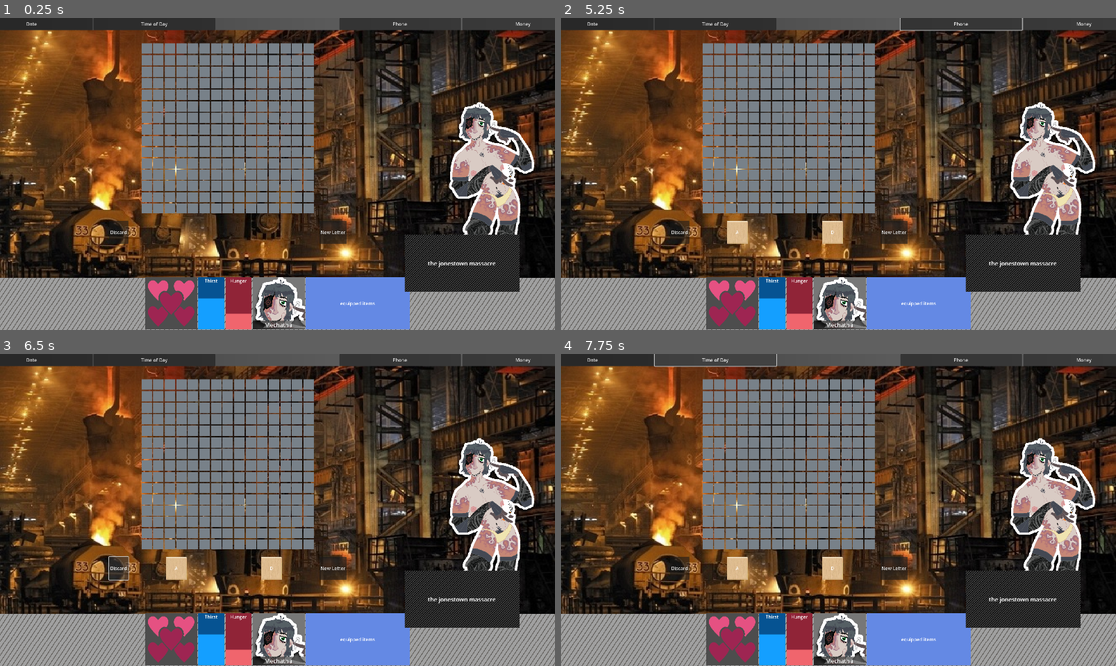
Above: before the commit, frames 1-4 (two rows, left to right).
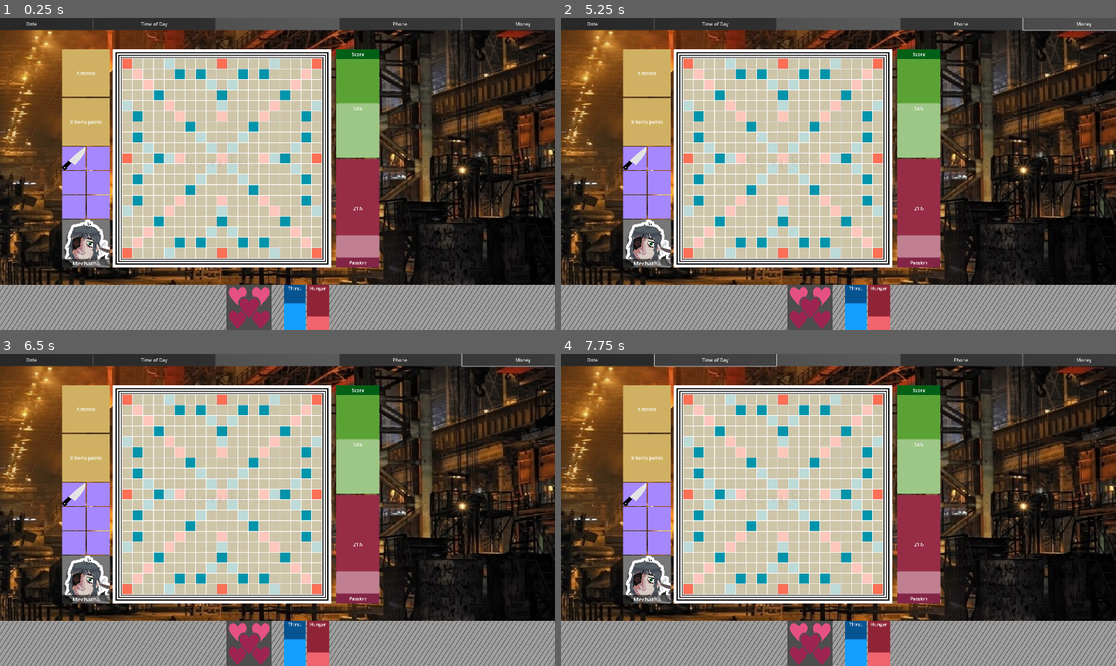
Above: after the commit, the same moments.

Repository: avn-0216-m/lena-game
Game: Godot game, scene res://scenes/main.tscn
Same seed, same stepped clock (60 frames per second), same inputs: the game is played once before the commit and once after it.
Inputs (mouse positions are in pixels of both pictures, inside the frame that each line leads up to):
- Up to frame 1 (0.25 s): no input
- Up to frame 2 (5.25 s): click (677, 233) at 0.5 s, where only the run before the commit has a clickable "Discard"; click (894, 233) at 1.25 s, where only the run before the commit has a clickable "New Letter"; click (894, 233) at 2 s, where only the run before the commit has a clickable "New Letter"; click "Date" at 2.75 s; click "Time of Day" at 3.5 s; click "Phone" at 4.25 s; click "Money" at 5 s
- Up to frame 3 (6.5 s): click (116, 569) at 5.75 s, where only the run before the commit has a clickable "Discard"
- Up to frame 4 (7.75 s): click "Date" at 6.5 s; click "Time of Day" at 7.25 s

The runs differ from the first frame. In frame 1, 55% of the frame differs, in the area x 0-100%, y 8-100%; in frame 2, 55%, in the area x 0-100%, y 0-100%; in frame 3, 55%; in frame 4, 55%.

Commit message:
implementing anchors for better scaling

Diff:
--- a/scenes/main.tscn
+++ b/scenes/main.tscn
@@ -1,34 +1,17 @@
-[gd_scene load_steps=32 format=3 uid="uid://psfdt7gyx7al"]
-
+[gd_scene load_steps=27 format=3 uid="uid://psfdt7gyx7al"]
+
+[ext_resource type="Texture2D" uid="uid://devbn3w1kt61c" path="res://textures/scrabbleboard.webp" id="1_eb6dy"]
 [ext_resource type="Texture2D" uid="uid://4yy6fhjtsthv" path="res://backgrounds/industrialgrunge.jpg" id="1_tipki"]
+[ext_resource type="Texture2D" uid="uid://2spddqswl6v8" path="res://textures/knifeclipart.png" id="1_trceg"]
 [ext_resource type="Theme" uid="uid://cmxfmrxqo3t72" path="res://themes/main_ui_theme.tres" id="2_85g3d"]
+[ext_resource type="Texture2D" uid="uid://buy4whabxdfei" path="res://textures/placeholderhearts.png" id="2_eb6dy"]
 [ext_resource type="Texture2D" uid="uid://bhp0gyuv8lmbg" path="res://portraits/mechatha portrait.png" id="3_choun"]
-[ext_resource type="Script" uid="uid://dwff2rckc53iv" path="res://scripts/board.gd" id="3_eb6dy"]
-[ext_resource type="PackedScene" uid="uid://db8e5prvgvqm6" path="res://objects/board_space.tscn" id="4_trceg"]
 [ext_resource type="Texture2D" uid="uid://bg7jfs3vjolax" path="res://mockup/choices.png" id="4_ya4ey"]
 [ext_resource type="Texture2D" uid="uid://ciy27yvscggd6" path="res://mockup/dialogue.png" id="5_eb6dy"]
-[ext_resource type="Script" uid="uid://yhqdguso07xx" path="res://scripts/tiles.gd" id="6_jkv2x"]
 [ext_resource type="Texture2D" uid="uid://hubufiq6shs1" path="res://mockup/scrabble.png" id="6_trceg"]
 [ext_resource type="Texture2D" uid="uid://cl74dntg6pxwc" path="res://textures/cielspinstripe.png" id="7_a8y0u"]
-[ext_resource type="PackedScene" uid="uid://c1qxntcx8apbu" path="res://objects/tile.tscn" id="7_jbj1t"]
-[ext_resource type="Texture2D" uid="uid://dks72078jfybn" path="res://textures/heart.png" id="8_85g3d"]
 [ext_resource type="Texture2D" uid="uid://c2tyixy88nmqm" path="res://headshots/mechatha headshot.png" id="8_jkv2x"]
-[ext_resource type="Texture2D" uid="uid://d204718dgcwwi" path="res://textures/heart_padding.png" id="9_choun"]
 [ext_resource type="Texture2D" uid="uid://wicyvq3742yr" path="res://textures/lenaspinstripe.png" id="11_ya4ey"]
-
-[sub_resource type="Gradient" id="Gradient_jbj1t"]
-colors = PackedColorArray(0.241156, 0.241156, 0.241156, 1, 0.43134, 0.43134, 0.43134, 1)
-
-[sub_resource type="GradientTexture1D" id="GradientTexture1D_muem4"]
-gradient = SubResource("Gradient_jbj1t")
-
-[sub_resource type="Gradient" id="Gradient_choun"]
-offsets = PackedFloat32Array(0)
-colors = PackedColorArray(0.301961, 0.301961, 0.301961, 1)
-
-[sub_resource type="GradientTexture1D" id="GradientTexture1D_ya4ey"]
-gradient = SubResource("Gradient_choun")
-width = 180
 
 [sub_resource type="StyleBoxFlat" id="StyleBoxFlat_tipki"]
 bg_color = Color(0.0237408, 0.323314, 0.572212, 1)
@@ -58,13 +41,17 @@
 gradient = SubResource("Gradient_gqmmt")
 width = 180
 
-[sub_resource type="Gradient" id="Gradient_ya4ey"]
-offsets = PackedFloat32Array(0)
-colors = PackedColorArray(0.395437, 0.540163, 0.89616, 1)
-
-[sub_resource type="GradientTexture1D" id="GradientTexture1D_eb6dy"]
-gradient = SubResource("Gradient_ya4ey")
-width = 360
+[sub_resource type="StyleBoxFlat" id="StyleBoxFlat_trceg"]
+bg_color = Color(0.359371, 0.636009, 0.207619, 1)
+
+[sub_resource type="StyleBoxFlat" id="StyleBoxFlat_a8y0u"]
+bg_color = Color(0.590626, 0.172473, 0.277476, 1)
+
+[sub_resource type="Gradient" id="Gradient_jbj1t"]
+colors = PackedColorArray(0.241156, 0.241156, 0.241156, 1, 0.43134, 0.43134, 0.43134, 1)
+
+[sub_resource type="GradientTexture1D" id="GradientTexture1D_muem4"]
+gradient = SubResource("Gradient_jbj1t")
 
 [sub_resource type="Shader" id="Shader_dp3eg"]
 code = "shader_type canvas_item;
@@ -95,6 +82,369 @@
 anchor_bottom = 1.0
 grow_horizontal = 2
 grow_vertical = 2
+
+[node name="PinstripeBackground" type="TextureRect" parent="."]
+layout_mode = 1
+anchors_preset = -1
+anchor_top = 0.855556
+anchor_right = 1.0
+anchor_bottom = 1.0
+grow_horizontal = 2
+grow_vertical = 0
+texture = ExtResource("7_a8y0u")
+stretch_mode = 1
+metadata/_edit_use_anchors_ = true
+
+[node name="Control" type="HBoxContainer" parent="PinstripeBackground"]
+layout_mode = 1
+anchors_preset = -1
+anchor_left = 0.4
+anchor_right = 0.6
+anchor_bottom = 1.0
+offset_left = -5.0
+offset_top = -0.5
+offset_right = 5.0
+offset_bottom = 0.5
+grow_horizontal = 2
+grow_vertical = 2
+alignment = 1
+metadata/_edit_use_anchors_ = true
+
+[node name="HeartsARContainer" type="AspectRatioContainer" parent="PinstripeBackground/Control"]
+layout_mode = 2
+size_flags_horizontal = 3
+metadata/_edit_use_anchors_ = true
+
+[node name="TextureRect" type="TextureRect" parent="PinstripeBackground/Control/HeartsARContainer"]
+layout_mode = 2
+texture = ExtResource("2_eb6dy")
+expand_mode = 1
+
+[node name="NeedsARContainer" type="AspectRatioContainer" parent="PinstripeBackground/Control"]
+layout_mode = 2
+size_flags_horizontal = 3
+metadata/_edit_use_anchors_ = true
+
+[node name="Needs" type="HBoxContainer" parent="PinstripeBackground/Control/NeedsARContainer"]
+layout_mode = 2
+
+[node name="Thirst" type="ProgressBar" parent="PinstripeBackground/Control/NeedsARContainer/Needs"]
+layout_mode = 2
+size_flags_horizontal = 3
+size_flags_vertical = 1
+theme_override_styles/background = SubResource("StyleBoxFlat_tipki")
+theme_override_styles/fill = SubResource("StyleBoxFlat_85g3d")
+value = 59.47
+fill_mode = 3
+show_percentage = false
+
+[node name="ThirstLabel" type="Label" parent="PinstripeBackground/Control/NeedsARContainer/Needs/Thirst"]
+layout_mode = 1
+anchors_preset = 10
+anchor_right = 1.0
+offset_bottom = 23.0
+grow_horizontal = 2
+text = "Thirst"
+horizontal_alignment = 1
+
+[node name="Hunger" type="ProgressBar" parent="PinstripeBackground/Control/NeedsARContainer/Needs"]
+layout_mode = 2
+size_flags_horizontal = 3
+size_flags_vertical = 1
+theme_override_styles/background = SubResource("StyleBoxFlat_choun")
+theme_override_styles/fill = SubResource("StyleBoxFlat_ya4ey")
+value = 30.15
+fill_mode = 3
+show_percentage = false
+
+[node name="HungerLabel" type="Label" parent="PinstripeBackground/Control/NeedsARContainer/Needs/Hunger"]
+layout_mode = 1
+anchors_preset = 10
+anchor_right = 1.0
+offset_bottom = 23.0
+grow_horizontal = 2
+text = "Hunger"
+horizontal_alignment = 1
+
+[node name="ScrabbleBoard" type="Control" parent="."]
+layout_mode = 1
+anchor_left = 0.1
+anchor_top = 0.1
+anchor_right = 0.7
+anchor_bottom = 0.8
+offset_bottom = 6.10352e-05
+grow_horizontal = 2
+grow_vertical = 2
+metadata/_edit_use_anchors_ = true
+
+[node name="BoardARContainer" type="AspectRatioContainer" parent="ScrabbleBoard"]
+layout_mode = 1
+anchors_preset = 15
+anchor_right = 1.0
+anchor_bottom = 1.0
+grow_horizontal = 2
+grow_vertical = 2
+size_flags_horizontal = 3
+size_flags_stretch_ratio = 0.35
+
+[node name="TextureRect" type="TextureRect" parent="ScrabbleBoard/BoardARContainer"]
+layout_mode = 2
+size_flags_horizontal = 3
+texture = ExtResource("1_eb6dy")
+expand_mode = 1
+
+[node name="VBoxContainer" type="VBoxContainer" parent="ScrabbleBoard/BoardARContainer/TextureRect"]
+layout_mode = 1
+anchors_preset = -1
+anchor_left = -0.25
+anchor_bottom = 1.0
+offset_right = 4.0
+grow_vertical = 2
+size_flags_horizontal = 3
+size_flags_stretch_ratio = 0.15
+metadata/_edit_use_anchors_ = true
+
+[node name="MovesARContainer" type="AspectRatioContainer" parent="ScrabbleBoard/BoardARContainer/TextureRect/VBoxContainer"]
+layout_mode = 2
+size_flags_vertical = 3
+
+[node name="ColorRect" type="ColorRect" parent="ScrabbleBoard/BoardARContainer/TextureRect/VBoxContainer/MovesARContainer"]
+layout_mode = 2
+color = Color(0.815427, 0.695142, 0.387051, 1)
+
+[node name="Label" type="Label" parent="ScrabbleBoard/BoardARContainer/TextureRect/VBoxContainer/MovesARContainer/ColorRect"]
+layout_mode = 1
+anchors_preset = 8
+anchor_left = 0.5
+anchor_top = 0.5
+anchor_right = 0.5
+anchor_bottom = 0.5
+offset_left = -32.5
+offset_top = -11.5
+offset_right = 32.5
+offset_bottom = 11.5
+grow_horizontal = 2
+grow_vertical = 2
+text = "X moves"
+
+[node name="ItemPointsARContainer" type="AspectRatioContainer" parent="ScrabbleBoard/BoardARContainer/TextureRect/VBoxContainer"]
+layout_mode = 2
+size_flags_vertical = 3
+
+[node name="ColorRect" type="ColorRect" parent="ScrabbleBoard/BoardARContainer/TextureRect/VBoxContainer/ItemPointsARContainer"]
+layout_mode = 2
+color = Color(0.815427, 0.695142, 0.387051, 1)
+
+[node name="Label" type="Label" parent="ScrabbleBoard/BoardARContainer/TextureRect/VBoxContainer/ItemPointsARContainer/ColorRect"]
+layout_mode = 1
+anchors_preset = 8
+anchor_left = 0.5
+anchor_top = 0.5
+anchor_right = 0.5
+anchor_bottom = 0.5
+offset_left = -32.5
+offset_top = -11.5
+offset_right = 32.5
+offset_bottom = 11.5
+grow_horizontal = 2
+grow_vertical = 2
+text = "X items points"
+
+[node name="ItemGridARContainer" type="AspectRatioContainer" parent="ScrabbleBoard/BoardARContainer/TextureRect/VBoxContainer"]
+layout_mode = 2
+size_flags_vertical = 3
+size_flags_stretch_ratio = 1.5
+ratio = 0.6667
+
+[node name="GridContainer" type="GridContainer" parent="ScrabbleBoard/BoardARContainer/TextureRect/VBoxContainer/ItemGridARContainer"]
+layout_mode = 2
+size_flags_vertical = 3
+columns = 2
+
+[node name="ColorRect" type="ColorRect" parent="ScrabbleBoard/BoardARContainer/TextureRect/VBoxContainer/ItemGridARContainer/GridContainer"]
+layout_mode = 2
+size_flags_horizontal = 3
+size_flags_vertical = 3
+color = Color(0.645631, 0.533738, 0.996916, 1)
+
+[node name="TextureRect" type="TextureRect" parent="ScrabbleBoard/BoardARContainer/TextureRect/VBoxContainer/ItemGridARContainer/GridContainer/ColorRect"]
+layout_mode = 1
+anchors_preset = 15
+anchor_right = 1.0
+anchor_bottom = 1.0
+grow_horizontal = 2
+grow_vertical = 2
+texture = ExtResource("1_trceg")
+expand_mode = 1
+
+[node name="ColorRect2" type="ColorRect" parent="ScrabbleBoard/BoardARContainer/TextureRect/VBoxContainer/ItemGridARContainer/GridContainer"]
+layout_mode = 2
+size_flags_horizontal = 3
+size_flags_vertical = 3
+color = Color(0.645631, 0.533738, 0.996916, 1)
+
+[node name="ColorRect3" type="ColorRect" parent="ScrabbleBoard/BoardARContainer/TextureRect/VBoxContainer/ItemGridARContainer/GridContainer"]
+layout_mode = 2
+size_flags_horizontal = 3
+size_flags_vertical = 3
+color = Color(0.645631, 0.533738, 0.996916, 1)
+
+[node name="ColorRect4" type="ColorRect" parent="ScrabbleBoard/BoardARContainer/TextureRect/VBoxContainer/ItemGridARContainer/GridContainer"]
+layout_mode = 2
+size_flags_horizontal = 3
+size_flags_vertical = 3
+color = Color(0.645631, 0.533738, 0.996916, 1)
+
+[node name="ColorRect5" type="ColorRect" parent="ScrabbleBoard/BoardARContainer/TextureRect/VBoxContainer/ItemGridARContainer/GridContainer"]
+layout_mode = 2
+size_flags_horizontal = 3
+size_flags_vertical = 3
+color = Color(0.645631, 0.533738, 0.996916, 1)
+
+[node name="ColorRect6" type="ColorRect" parent="ScrabbleBoard/BoardARContainer/TextureRect/VBoxContainer/ItemGridARContainer/GridContainer"]
+layout_mode = 2
+size_flags_horizontal = 3
+size_flags_vertical = 3
+color = Color(0.645631, 0.533738, 0.996916, 1)
+
+[node name="AspectRatioContainer" type="AspectRatioContainer" parent="ScrabbleBoard/BoardARContainer/TextureRect/VBoxContainer"]
+layout_mode = 2
+size_flags_vertical = 3
+
+[node name="CharacterInfo" type="TextureRect" parent="ScrabbleBoard/BoardARContainer/TextureRect/VBoxContainer/AspectRatioContainer"]
+layout_mode = 2
+texture = SubResource("GradientTexture1D_trceg")
+expand_mode = 1
+
+[node name="Headshot" type="TextureRect" parent="ScrabbleBoard/BoardARContainer/TextureRect/VBoxContainer/AspectRatioContainer/CharacterInfo"]
+layout_mode = 1
+anchors_preset = 15
+anchor_right = 1.0
+anchor_bottom = 1.0
+grow_horizontal = 2
+grow_vertical = 2
+texture = ExtResource("8_jkv2x")
+expand_mode = 1
+
+[node name="NameShadow" type="TextureRect" parent="ScrabbleBoard/BoardARContainer/TextureRect/VBoxContainer/AspectRatioContainer/CharacterInfo"]
+self_modulate = Color(1, 1, 1, 0.705882)
+custom_minimum_size = Vector2(0, 30)
+layout_mode = 1
+anchors_preset = 12
+anchor_top = 1.0
+anchor_right = 1.0
+anchor_bottom = 1.0
+offset_top = -1.0
+grow_horizontal = 2
+grow_vertical = 0
+texture = SubResource("GradientTexture1D_yc10j")
+expand_mode = 1
+
+[node name="Name" type="Label" parent="ScrabbleBoard/BoardARContainer/TextureRect/VBoxContainer/AspectRatioContainer/CharacterInfo/NameShadow"]
+layout_mode = 1
+anchors_preset = 8
+anchor_left = 0.5
+anchor_top = 0.5
+anchor_right = 0.5
+anchor_bottom = 0.5
+offset_left = -48.5
+offset_top = -14.0
+offset_right = 48.5
+offset_bottom = 14.0
+grow_horizontal = 2
+grow_vertical = 2
+theme = ExtResource("2_85g3d")
+text = "Mechatha"
+horizontal_alignment = 1
+
+[node name="ScorePassionSidebar" type="VBoxContainer" parent="ScrabbleBoard/BoardARContainer/TextureRect"]
+layout_mode = 1
+anchors_preset = -1
+anchor_left = 1.0
+anchor_right = 1.25
+anchor_bottom = 1.0
+offset_left = -4.0
+grow_horizontal = 0
+grow_vertical = 2
+size_flags_horizontal = 3
+size_flags_stretch_ratio = 0.15
+metadata/_edit_use_anchors_ = true
+
+[node name="AspectRatioContainer" type="AspectRatioContainer" parent="ScrabbleBoard/BoardARContainer/TextureRect/ScorePassionSidebar"]
+layout_mode = 2
+size_flags_vertical = 3
+ratio = 0.4
+
+[node name="ScoreProgressContainer" type="VBoxContainer" parent="ScrabbleBoard/BoardARContainer/TextureRect/ScorePassionSidebar/AspectRatioContainer"]
+layout_mode = 2
+size_flags_vertical = 3
+theme_override_constants/separation = 0
+
+[node name="TextureRect" type="ColorRect" parent="ScrabbleBoard/BoardARContainer/TextureRect/ScorePassionSidebar/AspectRatioContainer/ScoreProgressContainer"]
+layout_mode = 2
+size_flags_vertical = 3
+size_flags_stretch_ratio = 0.1
+color = Color(0.0035298, 0.371552, 0.088817, 1)
+
+[node name="Label" type="Label" parent="ScrabbleBoard/BoardARContainer/TextureRect/ScorePassionSidebar/AspectRatioContainer/ScoreProgressContainer/TextureRect"]
+layout_mode = 1
+anchors_preset = 8
+anchor_left = 0.5
+anchor_top = 0.5
+anchor_right = 0.5
+anchor_bottom = 0.5
+offset_left = -21.5
+offset_top = -11.5
+offset_right = 21.5
+offset_bottom = 11.5
+grow_horizontal = 2
+grow_vertical = 2
+text = "Score"
+
+[node name="ProgressBar" type="ProgressBar" parent="ScrabbleBoard/BoardARContainer/TextureRect/ScorePassionSidebar/AspectRatioContainer/ScoreProgressContainer"]
+layout_mode = 2
+size_flags_vertical = 3
+theme_override_styles/background = SubResource("StyleBoxFlat_trceg")
+value = 54.6
+fill_mode = 3
+
+[node name="AspectRatioContainer2" type="AspectRatioContainer" parent="ScrabbleBoard/BoardARContainer/TextureRect/ScorePassionSidebar"]
+layout_mode = 2
+size_flags_vertical = 3
+ratio = 0.4
+
+[node name="PassionProgressContainer" type="VBoxContainer" parent="ScrabbleBoard/BoardARContainer/TextureRect/ScorePassionSidebar/AspectRatioContainer2"]
+layout_mode = 2
+size_flags_vertical = 3
+theme_override_constants/separation = 0
+
+[node name="ProgressBar" type="ProgressBar" parent="ScrabbleBoard/BoardARContainer/TextureRect/ScorePassionSidebar/AspectRatioContainer2/PassionProgressContainer"]
+layout_mode = 2
+size_flags_vertical = 3
+theme_override_styles/background = SubResource("StyleBoxFlat_a8y0u")
+value = 21.6
+fill_mode = 3
+
+[node name="TextureRect" type="ColorRect" parent="ScrabbleBoard/BoardARContainer/TextureRect/ScorePassionSidebar/AspectRatioContainer2/PassionProgressContainer"]
+layout_mode = 2
+size_flags_vertical = 3
+size_flags_stretch_ratio = 0.1
+color = Color(0.513834, 0.146335, 0.275901, 1)
+
+[node name="Label" type="Label" parent="ScrabbleBoard/BoardARContainer/TextureRect/ScorePassionSidebar/AspectRatioContainer2/PassionProgressContainer/TextureRect"]
+layout_mode = 1
+anchors_preset = 8
+anchor_left = 0.5
+anchor_top = 0.5
+anchor_right = 0.5
+anchor_bottom = 0.5
+offset_left = -21.5
+offset_top = -11.5
+offset_right = 21.5
+offset_bottom = 11.5
+grow_horizontal = 2
+grow_vertical = 2
+text = "Passion"
 
 [node name="Background" type="TextureRect" parent="."]
 z_index = -2
@@ -205,78 +555,6 @@
 layout_mode = 2
 text = "jam your tongue down her throat"
 
-[node name="ScrabbleMenu" type="Control" parent="."]
-layout_mode = 1
-anchors_preset = 15
-anchor_right = 1.0
-anchor_bottom = 1.0
-grow_horizontal = 2
-grow_vertical = 2
-script = ExtResource("3_eb6dy")
-space_src = ExtResource("4_trceg")
-
-[node name="VBoxContainer" type="VBoxContainer" parent="ScrabbleMenu"]
-layout_mode = 1
-anchors_preset = 8
-anchor_left = 0.5
-anchor_top = 0.5
-anchor_right = 0.5
-anchor_bottom = 0.5
-offset_left = -583.0
-offset_top = -452.0
-offset_right = 239.0
-offset_bottom = 242.0
-grow_horizontal = 2
-grow_vertical = 2
-alignment = 1
-
-[node name="AspectRatioContainer" type="AspectRatioContainer" parent="ScrabbleMenu/VBoxContainer"]
-clip_contents = true
-layout_mode = 2
-size_flags_vertical = 3
-size_flags_stretch_ratio = 7.0
-
-[node name="BoardBG" type="TextureRect" parent="ScrabbleMenu/VBoxContainer/AspectRatioContainer"]
-self_modulate = Color(1, 1, 1, 0)
-layout_mode = 2
-size_flags_vertical = 3
-texture = ExtResource("11_ya4ey")
-stretch_mode = 1
-
-[node name="BoardGrid" type="GridContainer" parent="ScrabbleMenu/VBoxContainer/AspectRatioContainer"]
-layout_mode = 2
-theme_override_constants/h_separation = 4
-theme_override_constants/v_separation = 4
-columns = 15
-
-[node name="Info" type="HBoxContainer" parent="ScrabbleMenu/VBoxContainer"]
-layout_mode = 2
-size_flags_vertical = 3
-size_flags_stretch_ratio = 0.2
-
-[node name="Tiles" type="HBoxContainer" parent="ScrabbleMenu/VBoxContainer"]
-layout_mode = 2
-size_flags_vertical = 3
-size_flags_stretch_ratio = 0.95
-alignment = 1
-script = ExtResource("6_jkv2x")
-tile_src = ExtResource("7_jbj1t")
-
-[node name="Discard" type="Button" parent="ScrabbleMenu/VBoxContainer/Tiles"]
-layout_mode = 2
-size_flags_horizontal = 3
-text = "Discard"
-
-[node name="Hand" type="HBoxContainer" parent="ScrabbleMenu/VBoxContainer/Tiles"]
-layout_mode = 2
-size_flags_horizontal = 3
-size_flags_stretch_ratio = 10.0
-
-[node name="LetterBag" type="Button" parent="ScrabbleMenu/VBoxContainer/Tiles"]
-layout_mode = 2
-size_flags_horizontal = 3
-text = "New Letter"
-
 [node name="Background2" type="TextureRect" parent="."]
 layout_mode = 1
 anchors_preset = 10
@@ -319,244 +597,8 @@
 size_flags_horizontal = 3
 text = "Money"
 
-[node name="StatusBar" type="Control" parent="."]
-z_as_relative = false
-custom_minimum_size = Vector2(0, 180)
-layout_mode = 1
-anchors_preset = 12
-anchor_top = 1.0
-anchor_right = 1.0
-anchor_bottom = 1.0
-offset_top = -180.0
-grow_horizontal = 2
-grow_vertical = 0
-
-[node name="PinstripeBackground" type="TextureRect" parent="StatusBar"]
-custom_minimum_size = Vector2(0, 180)
-layout_mode = 1
-anchors_preset = 15
-anchor_right = 1.0
-anchor_bottom = 1.0
-grow_horizontal = 2
-grow_vertical = 2
-texture = ExtResource("7_a8y0u")
-stretch_mode = 1
-
-[node name="StatusItemsContainer" type="HBoxContainer" parent="StatusBar"]
-layout_mode = 1
-anchors_preset = 15
-anchor_right = 1.0
-anchor_bottom = 1.0
-offset_bottom = -4.0
-grow_horizontal = 2
-grow_vertical = 2
-alignment = 1
-
-[node name="Hearts" type="Control" parent="StatusBar/StatusItemsContainer"]
-custom_minimum_size = Vector2(180, 180)
-layout_mode = 2
-
-[node name="Background" type="TextureRect" parent="StatusBar/StatusItemsContainer/Hearts"]
-layout_mode = 0
-offset_right = 180.0
-offset_bottom = 180.0
-texture = SubResource("GradientTexture1D_ya4ey")
-
-[node name="Margin" type="MarginContainer" parent="StatusBar/StatusItemsContainer/Hearts/Background"]
-layout_mode = 1
-anchors_preset = 15
-anchor_right = 1.0
-anchor_bottom = 1.0
-grow_horizontal = 2
-grow_vertical = 2
-theme_override_constants/margin_left = 5
-theme_override_constants/margin_top = 5
-theme_override_constants/margin_right = 5
-theme_override_constants/margin_bottom = 5
-
-[node name="Hearts" type="Control" parent="StatusBar/StatusItemsContainer/Hearts/Background/Margin"]
-layout_mode = 2
-
-[node name="Heart1" type="TextureRect" parent="StatusBar/StatusItemsContainer/Hearts/Background/Margin/Hearts"]
-self_modulate = Color(0.898039, 0.317647, 0.509804, 1)
-layout_mode = 1
-offset_right = 80.0
-offset_bottom = 80.0
-texture = ExtResource("9_choun")
-expand_mode = 1
-
-[node name="Heart2" type="TextureRect" parent="StatusBar/StatusItemsContainer/Hearts/Background/Margin/Hearts"]
-self_modulate = Color(0.897634, 0.317193, 0.510717, 1)
-layout_mode = 1
-anchors_preset = 1
-anchor_left = 1.0
-anchor_right = 1.0
-offset_left = -80.0
-offset_bottom = 80.0
-grow_horizontal = 0
-texture = ExtResource("9_choun")
-expand_mode = 1
-
-[node name="Heart3" type="TextureRect" parent="StatusBar/StatusItemsContainer/Hearts/Background/Margin/Hearts"]
-self_modulate = Color(0.619608, 0.145098, 0.321569, 1)
-layout_mode = 1
-anchors_preset = 2
-anchor_top = 1.0
-anchor_bottom = 1.0
-offset_top = -80.0
-offset_right = 80.0
-grow_vertical = 0
-texture = ExtResource("9_choun")
-expand_mode = 1
-
-[node name="Heart4" type="TextureRect" parent="StatusBar/StatusItemsContainer/Hearts/Background/Margin/Hearts"]
-self_modulate = Color(0.619608, 0.145098, 0.321569, 1)
-layout_mode = 1
-anchors_preset = 3
-anchor_left = 1.0
-anchor_top = 1.0
-anchor_right = 1.0
-anchor_bottom = 1.0
-offset_left = -80.0
-offset_top = -80.0
-grow_horizontal = 0
-grow_vertical = 0
-texture = ExtResource("9_choun")
-expand_mode = 1
-
-[node name="Heart5Outline" type="TextureRect" parent="StatusBar/StatusItemsContainer/Hearts/Background/Margin/Hearts"]
-self_modulate = Color(0.301961, 0.301961, 0.301961, 1)
-layout_mode = 1
-anchors_preset = 8
-anchor_left = 0.5
-anchor_top = 0.5
-anchor_right = 0.5
-anchor_bottom = 0.5
-offset_left = -45.0
-offset_top = -45.0
-offset_right = 45.0
-offset_bottom = 45.0
-grow_horizontal = 2
-grow_vertical = 2
-texture = ExtResource("8_85g3d")
-expand_mode = 1
-
-[node name="Heart5" type="TextureRect" parent="StatusBar/StatusItemsContainer/Hearts/Background/Margin/Hearts"]
-self_modulate = Color(0.619608, 0.145098, 0.321569, 1)
-layout_mode = 1
-anchors_preset = 8
-anchor_left = 0.5
-anchor_top = 0.5
-anchor_right = 0.5
-anchor_bottom = 0.5
-offset_left = -40.0
-offset_top = -40.0
-offset_right = 40.0
-offset_bottom = 40.0
-grow_horizontal = 2
-grow_vertical = 2
-texture = ExtResource("8_85g3d")
-expand_mode = 1
-
-[node name="Needs" type="HBoxContainer" parent="StatusBar/StatusItemsContainer"]
-custom_minimum_size = Vector2(180, 180)
-layout_mode = 2
-
-[node name="Thirst" type="ProgressBar" parent="StatusBar/StatusItemsContainer/Needs"]
-custom_minimum_size = Vector2(90, 180)
-layout_mode = 2
-size_flags_horizontal = 3
-size_flags_vertical = 1
-theme_override_styles/background = SubResource("StyleBoxFlat_tipki")
-theme_override_styles/fill = SubResource("StyleBoxFlat_85g3d")
-value = 59.47
-fill_mode = 3
-show_percentage = false
-
-[node name="ThirstLabel" type="Label" parent="StatusBar/StatusItemsContainer/Needs/Thirst"]
-layout_mode = 1
-anchors_preset = 10
-anchor_right = 1.0
-offset_bottom = 23.0
-grow_horizontal = 2
-text = "Thirst"
-horizontal_alignment = 1
-
-[node name="Hunger" type="ProgressBar" parent="StatusBar/StatusItemsContainer/Needs"]
-custom_minimum_size = Vector2(90, 180)
-layout_mode = 2
-size_flags_horizontal = 3
-size_flags_vertical = 1
-theme_override_styles/background = SubResource("StyleBoxFlat_choun")
-theme_override_styles/fill = SubResource("StyleBoxFlat_ya4ey")
-value = 30.15
-fill_mode = 3
-show_percentage = false
-
-[node name="HungerLabel" type="Label" parent="StatusBar/StatusItemsContainer/Needs/Hunger"]
-layout_mode = 1
-anchors_preset = 10
-anchor_right = 1.0
-offset_bottom = 23.0
-grow_horizontal = 2
-text = "Hunger"
-horizontal_alignment = 1
-
-[node name="CharacterInfo" type="TextureRect" parent="StatusBar/StatusItemsContainer"]
-layout_mode = 2
-texture = SubResource("GradientTexture1D_trceg")
-
-[node name="Headshot" type="TextureRect" parent="StatusBar/StatusItemsContainer/CharacterInfo"]
-layout_mode = 1
-anchors_preset = 15
-anchor_right = 1.0
-anchor_bottom = 1.0
-grow_horizontal = 2
-grow_vertical = 2
-texture = ExtResource("8_jkv2x")
-stretch_mode = 4
-
-[node name="NameShadow" type="TextureRect" parent="StatusBar/StatusItemsContainer/CharacterInfo"]
-self_modulate = Color(1, 1, 1, 0.705882)
-custom_minimum_size = Vector2(0, 30)
-layout_mode = 1
-anchors_preset = 12
-anchor_top = 1.0
-anchor_right = 1.0
-anchor_bottom = 1.0
-offset_top = -1.0
-grow_horizontal = 2
-grow_vertical = 0
-texture = SubResource("GradientTexture1D_yc10j")
-
-[node name="Name" type="Label" parent="StatusBar/StatusItemsContainer/CharacterInfo/NameShadow"]
-layout_mode = 1
-anchors_preset = 15
-anchor_right = 1.0
-anchor_bottom = 1.0
-grow_horizontal = 2
-grow_vertical = 2
-theme = ExtResource("2_85g3d")
-text = "Mechatha"
-horizontal_alignment = 1
-
-[node name="EquippedItems" type="TextureRect" parent="StatusBar/StatusItemsContainer"]
-custom_minimum_size = Vector2(360, 0)
-layout_mode = 2
-texture = SubResource("GradientTexture1D_eb6dy")
-
-[node name="Label" type="Label" parent="StatusBar/StatusItemsContainer/EquippedItems"]
-layout_mode = 1
-anchors_preset = 15
-anchor_right = 1.0
-anchor_bottom = 1.0
-grow_horizontal = 2
-grow_vertical = 2
-text = "equipped items"
-horizontal_alignment = 1
-vertical_alignment = 1
-
 [node name="Character" type="Control" parent="."]
+visible = false
 layout_mode = 1
 anchors_preset = 11
 anchor_left = 1.0
Binary file added: textures/knifeclipart.png
Not shown, added: textures/knifeclipart.png.import
Binary file added: textures/placeholderhearts.png
Not shown, added: textures/placeholderhearts.png.import
